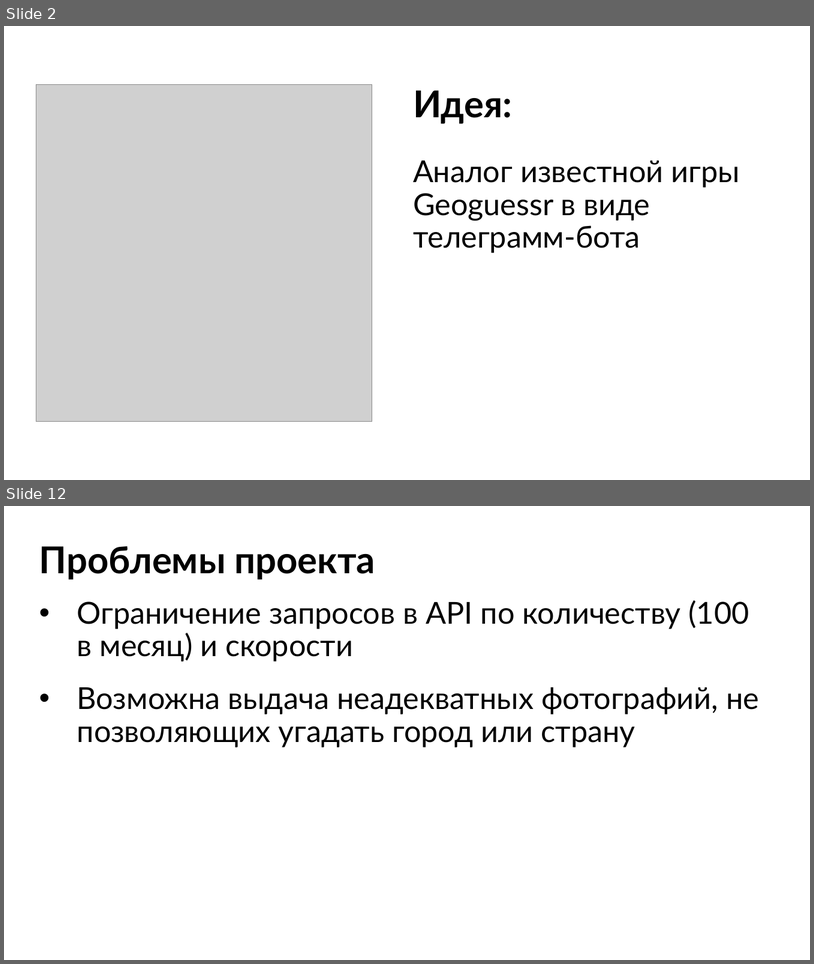
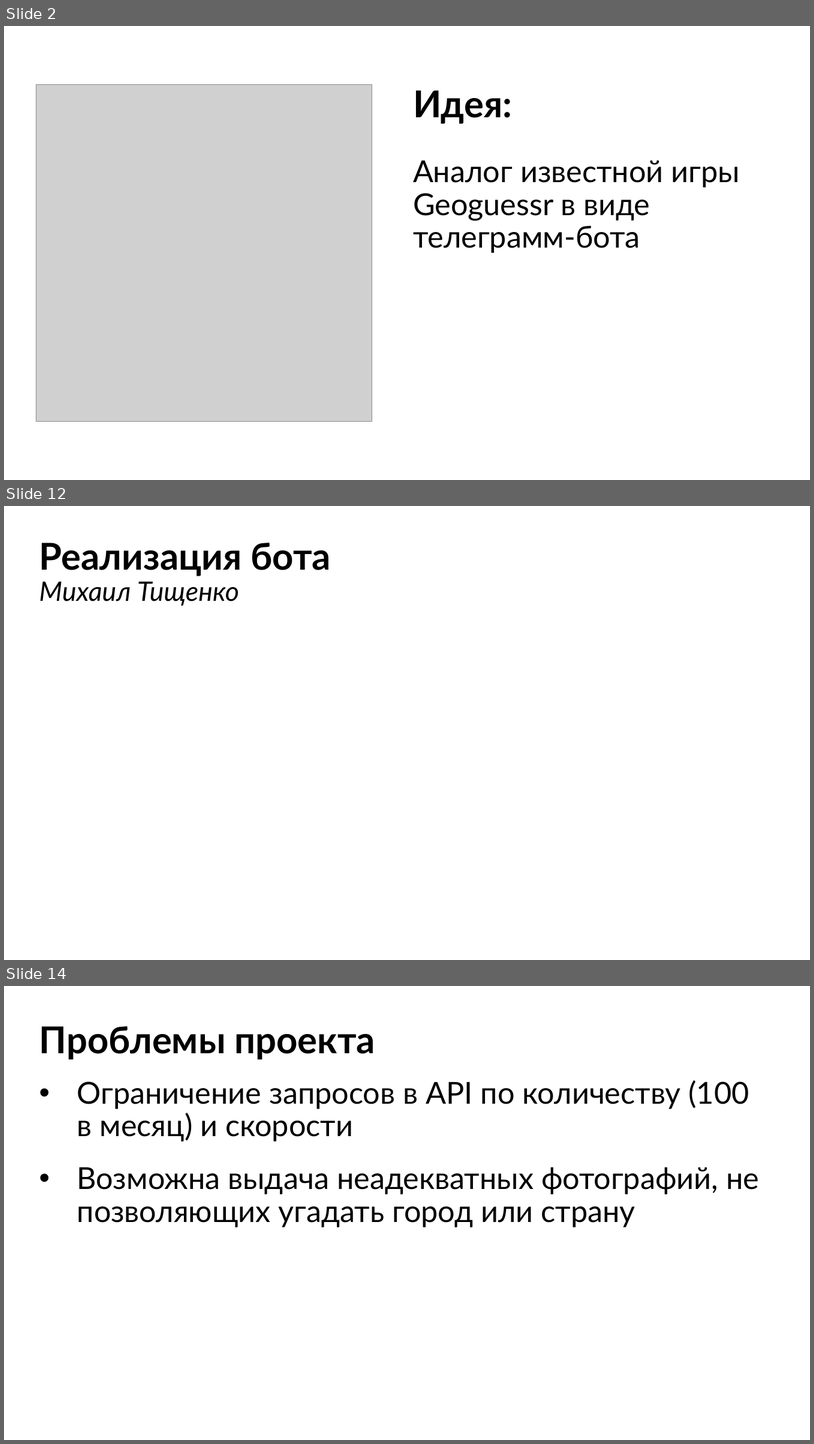
Before and after one commit to yugansonchik/GeoQuest, a slide deck: Презентация GeoQuest.pptx. Shown one above the other, each under a label of ours: slides 2 and 12 before the commit, slides 2, 12 and 14 after it; the slides between them are not shown. The pictures are 814x964 and 814x1444 pixels, drawn with LibreOffice and Linux fonts; fonts in the diff are those of the drawing; grey boxes stand for pictures. Boxes give left, top, right and bottom in pixels: in the first picture for what was removed or moved away, otherwise in the second. Text is boxed around its words. In the diff, an @@ line names an element or a change of style, - is before the commit and + after.

```diff
--- a/Презентация GeoQuest.pptx
+++ b/Презентация GeoQuest.pptx
@@ slide 12 added at [4, 506, 810, 960], background #FFFFFF @@
@@ title added at [39, 543, 331, 606], 44 pt, text #000000, bold @@
+Реализация бота
+Михаил Тищенко
@@ what was slide 12 is now slide 14 @@
```
Also in this commit, not shown: 8 slides changed, 3 other slides added, 2 slides removed, 1 other file.
